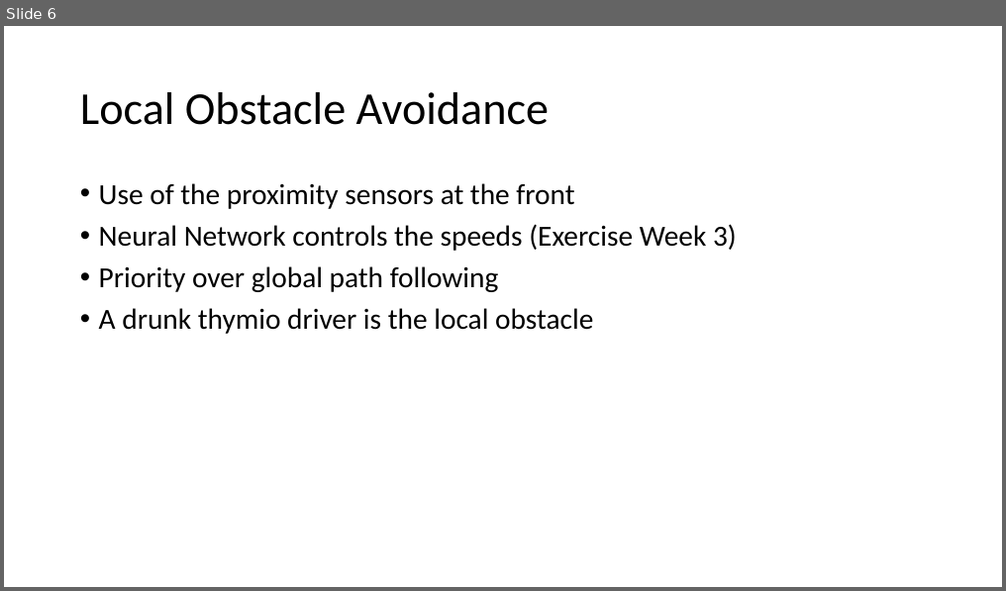
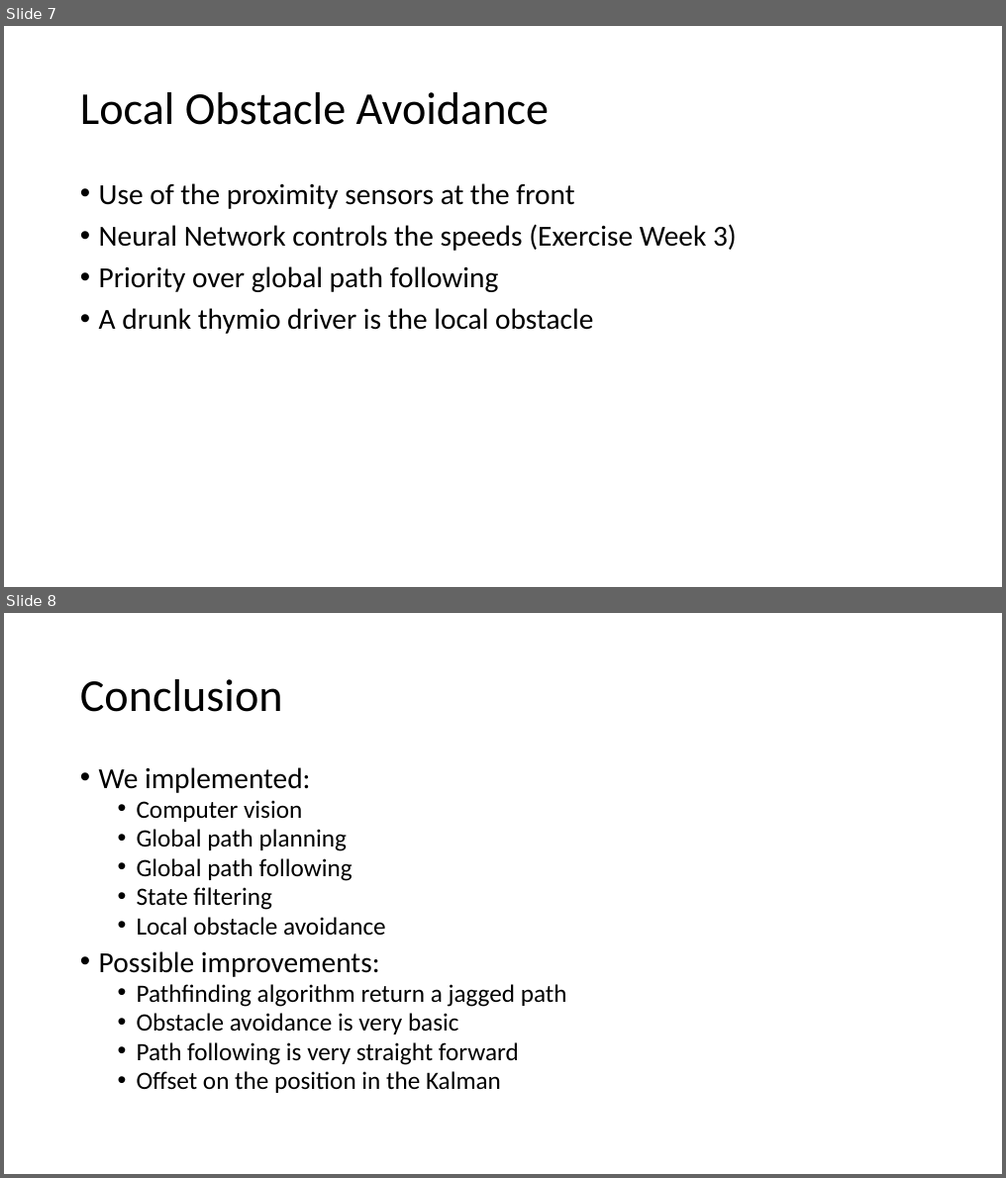
Before and after one commit to lukasStuber/Mobile_Robotics_Project, a slide deck: Report_Slides.pptx. Shown one above the other, each under a label of ours: slide 6 before the commit, slides 7 and 8 after it. The pictures are 1006x591 and 1006x1178 pixels, drawn with LibreOffice and Linux fonts; fonts in the diff are those of the drawing. Boxes give left, top, right and bottom in pixels: in the first picture for what was removed or moved away, otherwise in the second. Text is boxed around its words. In the diff, an @@ line names an element or a change of style, - is before the commit and + after.

```diff
--- a/Report_Slides.pptx
+++ b/Report_Slides.pptx
@@ slide 8 added at (4, 613, 1002, 1174), background #FFFFFF @@
@@ title added at (80, 679, 283, 712), 44 pt, text #000000 @@
+Conclusion
@@ text added at (99, 767, 567, 1093), 24 pt, text #000000 @@
+• We implemented:
+  • Computer vision
+  • Global path planning
+  • Global path following
+  • State filtering
+  • Local obstacle avoidance
+• Possible improvements:
+  • Pathfinding algorithm return a jagged path
+  • Obstacle avoidance is very basic
+  • Path following is very straight forward
+  • Offset on the position in the Kalman
@@ what was slide 6 is now slide 7 @@
```
Also in this commit, not shown: 1 other slide added, 1 slide removed.
